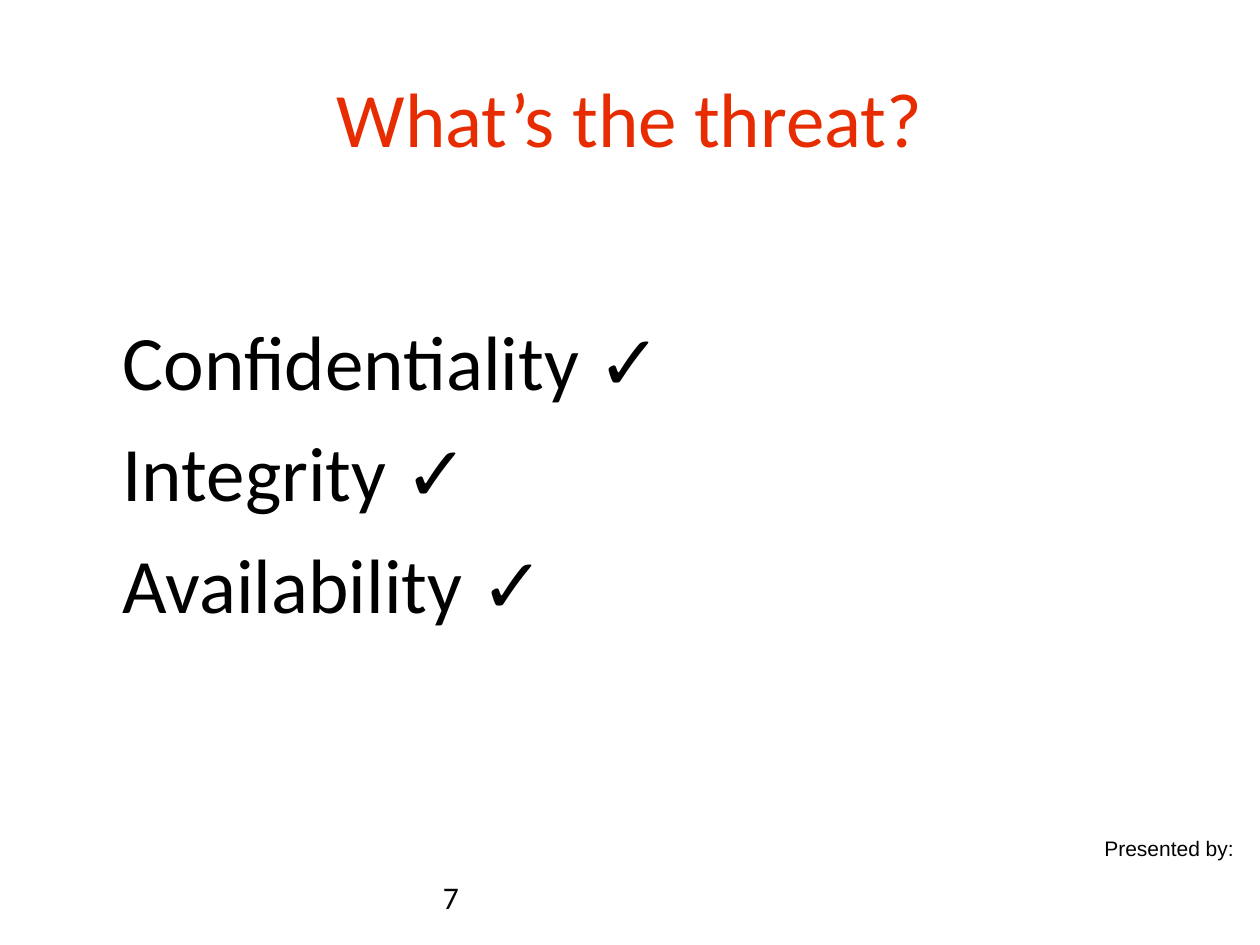
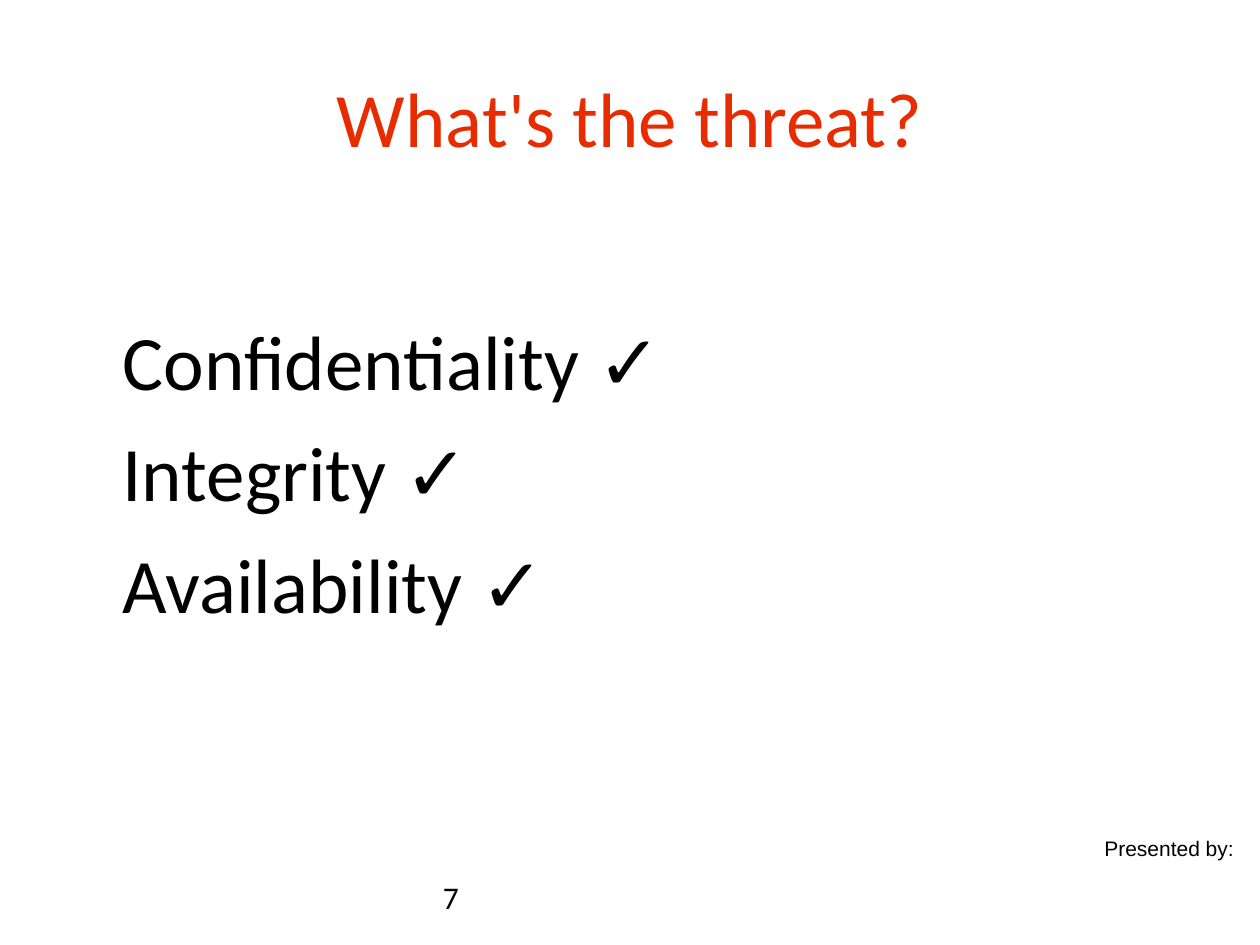
Before and after one commit to danielsomerfield/app-sec-presentation, a slide deck: slide 7 of AppSec Presentation Deck Day 2.ppt. Drawn at 1260x945 pixels with LibreOffice and Linux fonts; fonts in the diff are those of the drawing; background and template pictures are left out. Boxes give left, top, right and bottom in pixels: in the first picture for what was removed or moved away, otherwise in the second. Text is boxed around its words. In the diff, an @@ line names an element or a change of style, - is before the commit and + after.

```diff
--- a/AppSec Presentation Deck Day 2.ppt
+++ b/AppSec Presentation Deck Day 2.ppt
@@ title at [337,93,922,148]: text changed @@
-What’s the threat?
+What's the threat?
```
Also in this commit, not shown: 7 other slides changed, 3 slides added, 2 other files.
